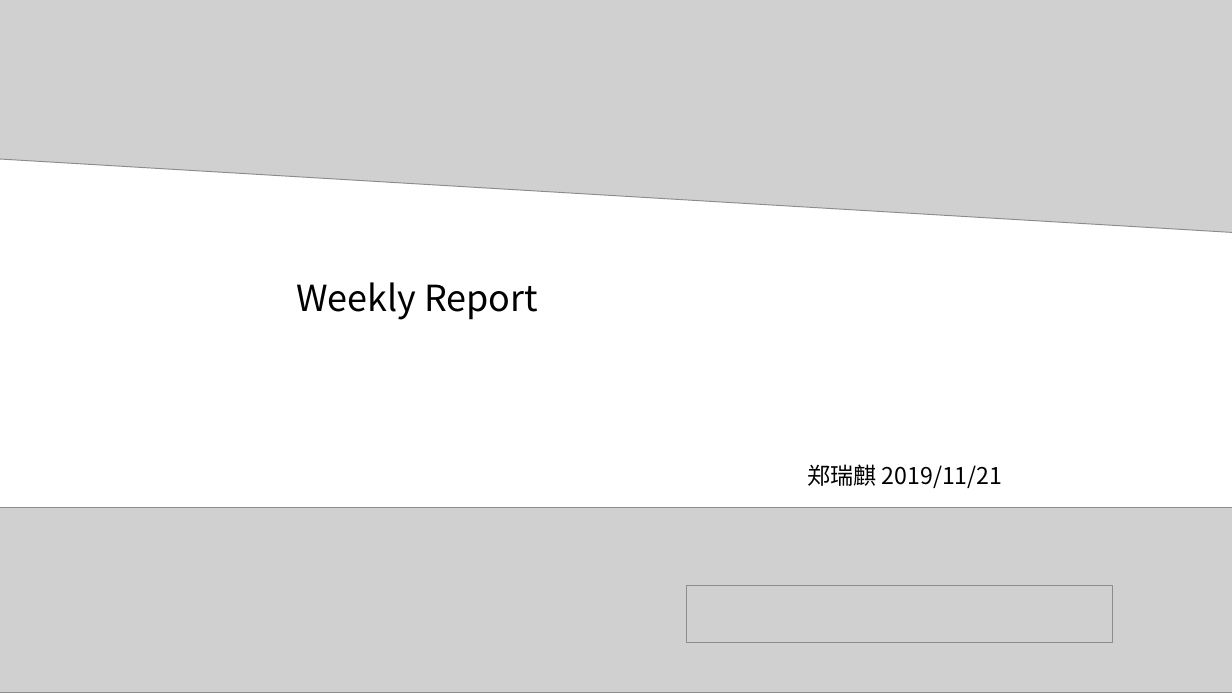
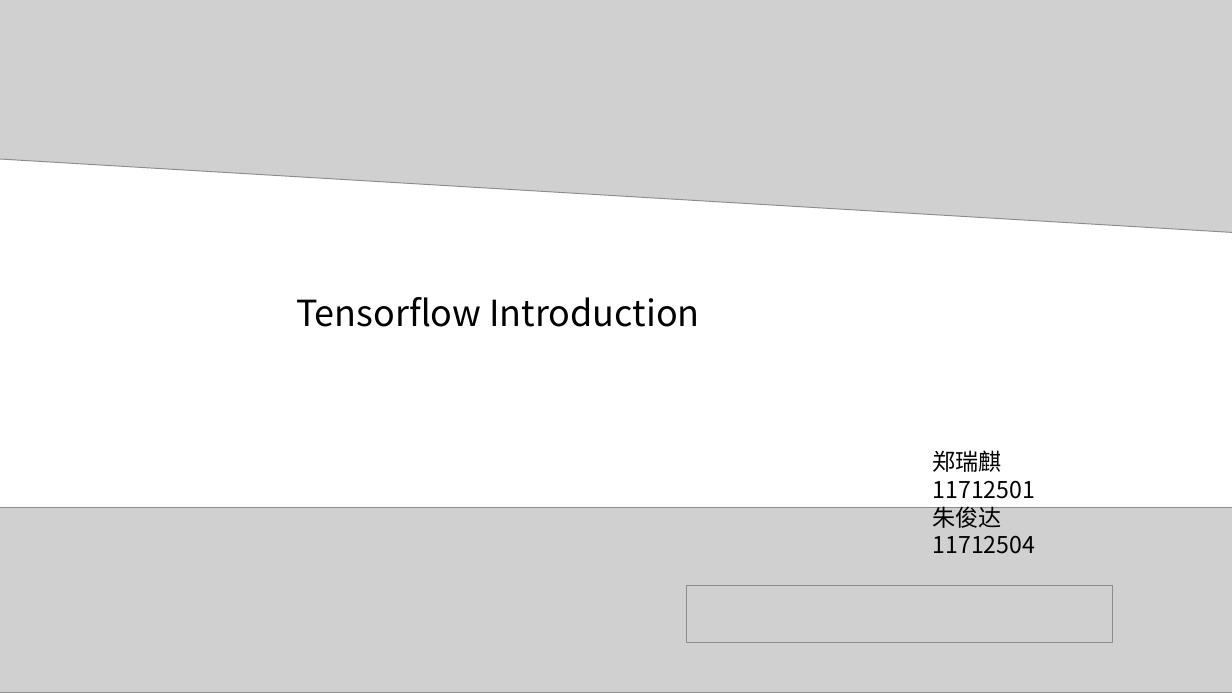
Before and after one commit to coda953/OSproject, a slide deck: slide 1 of tfboys.pptx. Drawn at 1232x693 pixels with LibreOffice and Linux fonts; fonts in the diff are those of the drawing; grey boxes stand for pictures. Boxes give left, top, right and bottom in pixels: in the first picture for what was removed or moved away, otherwise in the second. Text is boxed around its words. In the diff, an @@ line names an element or a change of style, - is before the commit and + after.

```diff
--- a/tfboys.pptx
+++ b/tfboys.pptx
@@ text at (x1=296, y1=297, x2=699, y2=327): text changed @@
-Weekly Report
+Tensorflow Introduction
@@ text at (x1=933, y1=450, x2=1035, y2=554): text changed @@
-郑瑞麒 2019/11/21
+郑瑞麒11712501
+朱俊达11712504
```
Also in this commit, not shown: 4 slides added, 2 slides removed, 1 other file.
